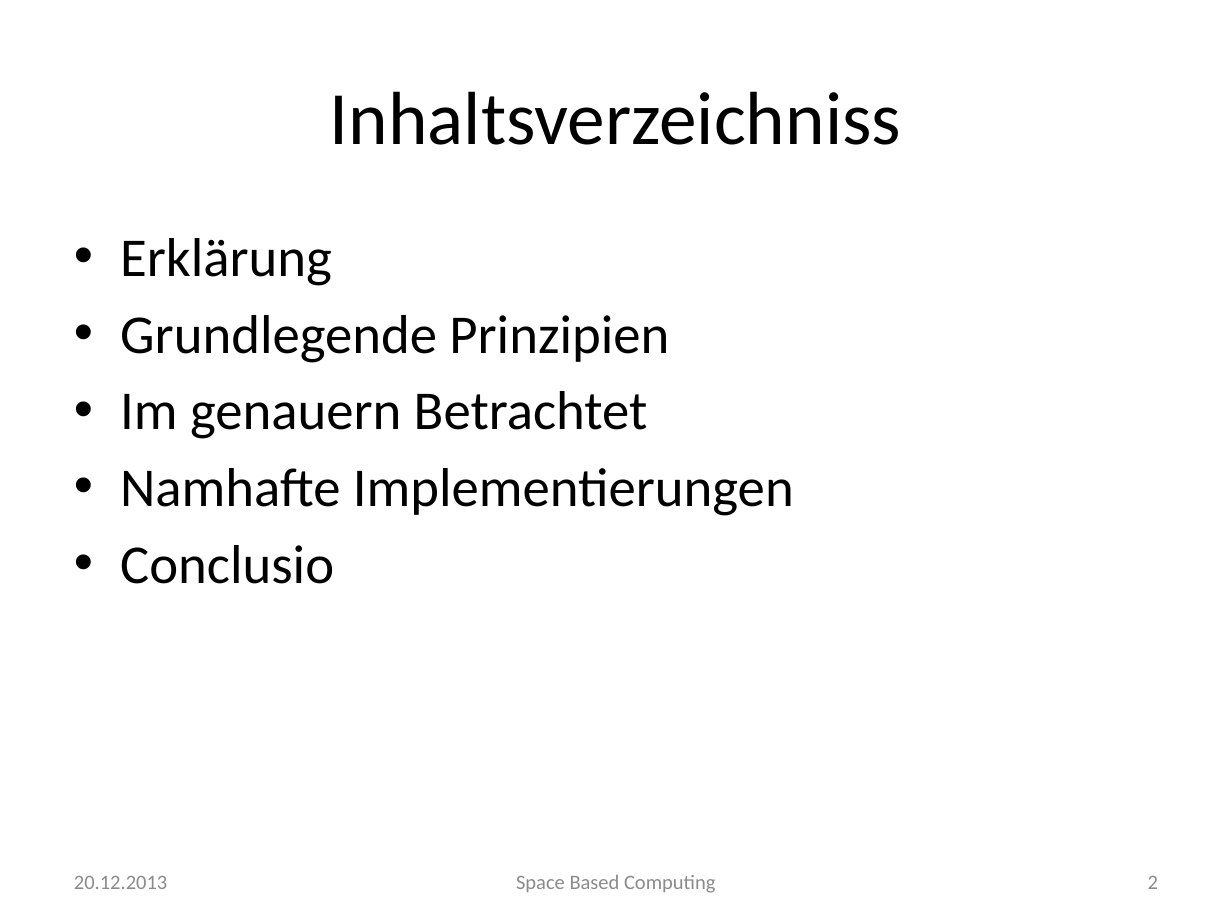
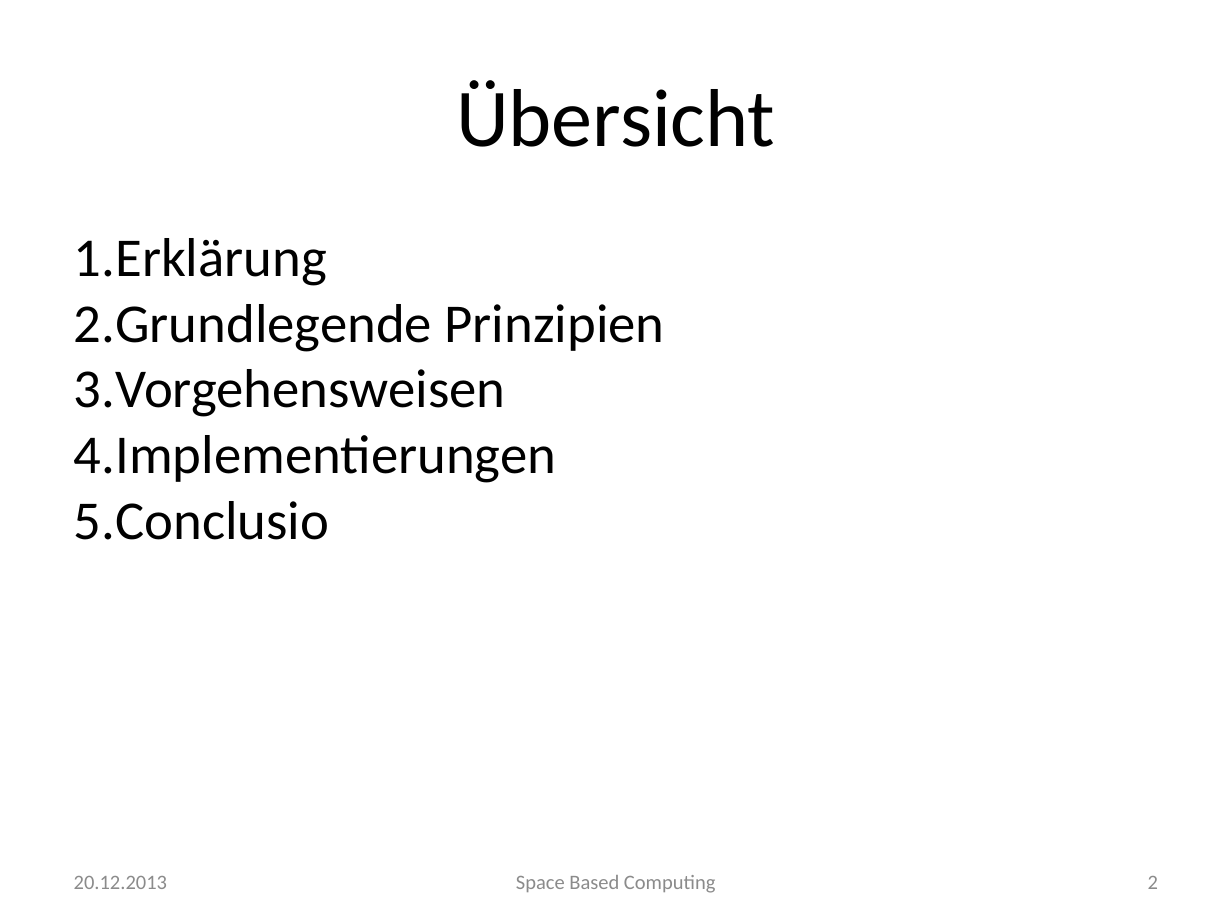
Before and after one commit to traxl/sbcAusarbeitung, a slide deck: slide 2 of Space Based Computing.pptx. Drawn at 1232x924 pixels with LibreOffice and Linux fonts; fonts in the diff are those of the drawing; background and template pictures are left out. Boxes give left, top, right and bottom in pixels: in the first picture for what was removed or moved away, otherwise in the second. Text is boxed around its words. In the diff, an @@ line names an element or a change of style, - is before the commit and + after.

```diff
--- a/Space Based Computing.pptx
+++ b/Space Based Computing.pptx
@@ text at (456,80,775,147): text changed; size 44 to 48 pt @@
-Inhaltsverzeichniss
+Übersicht
@@ text at (74,238,665,540): bullet • to 1.; less space between paragraphs @@
@@ text at (74,369,557,483): text changed @@
-• Im genauern Betrachtet
-• Namhafte Implementierungen
+3. Vorgehensweisen
+4. Implementierungen
```
Also in this commit, not shown: 20 other slides changed, 8 slides added, 2 slides removed, 3 other files.
